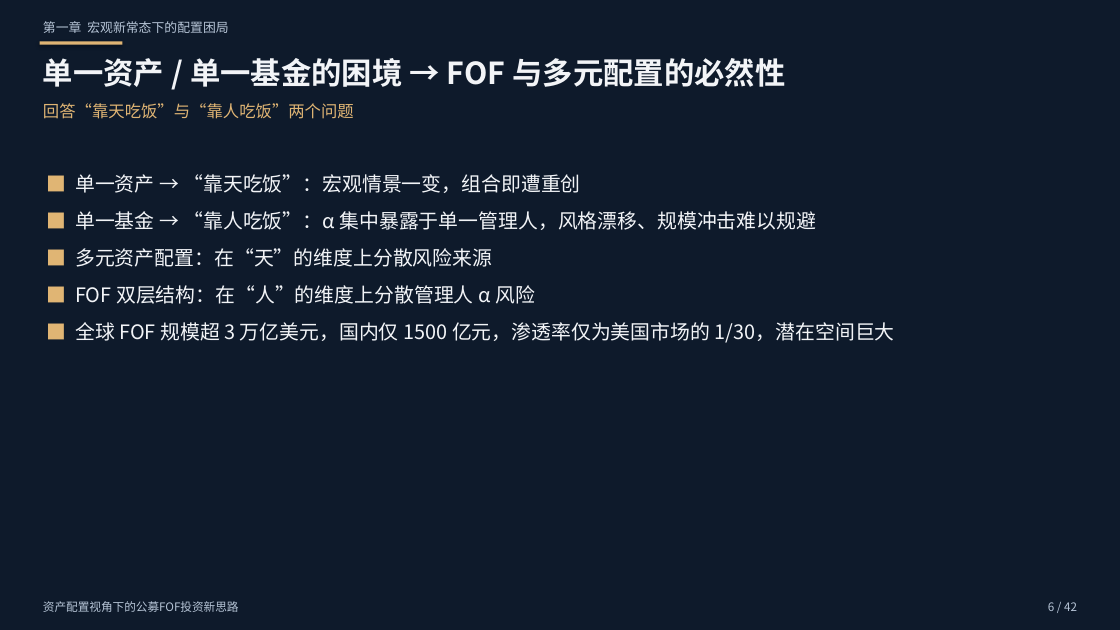
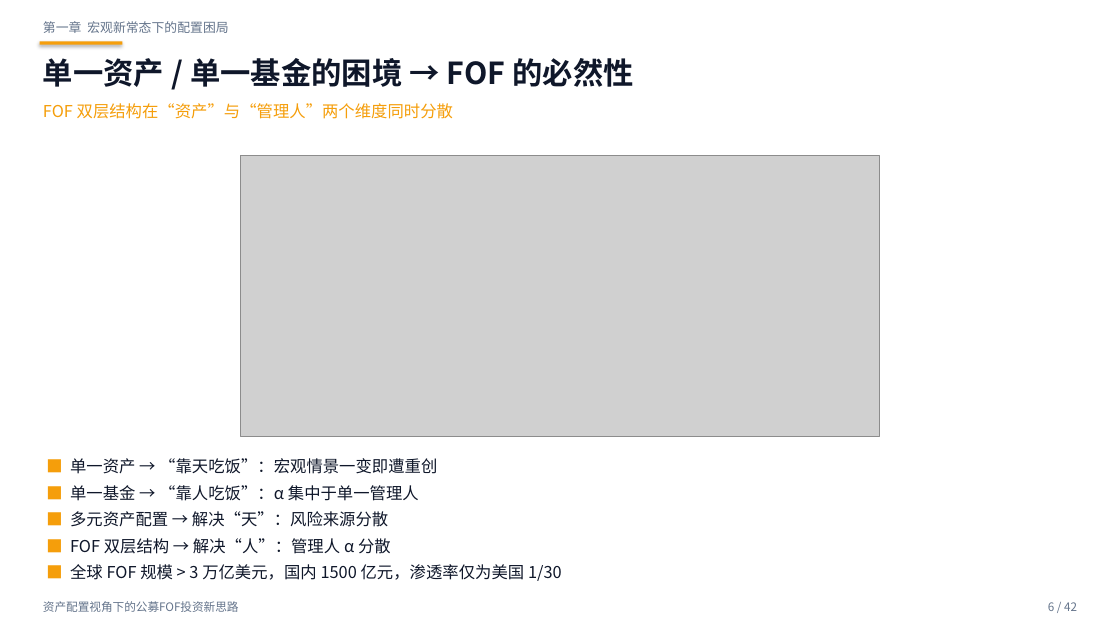
Before and after one commit to xuchendu-web/GGSDDU, a slide deck: slide 6 of output/FOF资产配置新思路.pptx. Drawn at 1120x630 pixels with LibreOffice and Linux fonts; fonts in the diff are those of the drawing; grey boxes stand for pictures. Boxes give left, top, right and bottom in pixels: in the first picture for what was removed or moved away, otherwise in the second. Text is boxed around its words. In the diff, an @@ line names an element or a change of style, - is before the commit and + after.

```diff
--- a/output/FOF资产配置新思路.pptx
+++ b/output/FOF资产配置新思路.pptx
@@ rectangle at box(0, 0, 1120, 630): fill #0E1A2B to #FFFFFF @@
@@ rectangle at box(39, 41, 122, 45): fill #E0B574 to #F59E0B @@
@@ text at box(43, 58, 633, 87): text changed; text colour #F2F4F7 to #0F172A @@
-单一资产 / 单一基金的困境 → FOF 与多元配置的必然性
+单一资产 / 单一基金的困境 → FOF 的必然性
@@ text at box(43, 103, 453, 119): text changed; text colour #E0B574 to #F59E0B @@
-回答“靠天吃饭”与“靠人吃饭”两个问题
+FOF 双层结构在“资产”与“管理人”两个维度同时分散
@@ picture added at box(241, 155, 880, 437) @@
@@ text at box(70, 458, 562, 581): text changed; size 17 to 14 pt; text colour #F2F4F7 to #0F172A @@
-■ 单一资产 → “靠天吃饭”：宏观情景一变，组合即遭重创
-■ 单一基金 → “靠人吃饭”：α 集中暴露于单一管理人，风格漂移、规模冲击难以规避
-■ 多元资产配置：在“天”的维度上分散风险来源
-■ FOF 双层结构：在“人”的维度上分散管理人 α 风险
-■ 全球 FOF 规模超 3 万亿美元，国内仅 1500 亿元，渗透率仅为美国市场的 1/30，潜在空间巨大
+■ 单一资产 → “靠天吃饭”：宏观情景一变即遭重创
+■ 单一基金 → “靠人吃饭”：α 集中于单一管理人
+■ 多元资产配置 → 解决“天”：风险来源分散
+■ FOF 双层结构 → 解决“人”：管理人 α 分散
+■ 全球 FOF 规模 > 3 万亿美元，国内 1500 亿元，渗透率仅为美国 1/30
@@ text colour #B6C4D6 to #64748B in 3 elements at box(43, 21, 228, 33), box(43, 601, 239, 612), box(1048, 602, 1077, 611) @@
```
Also in this commit, not shown: 41 other slides changed, 30 other files.
